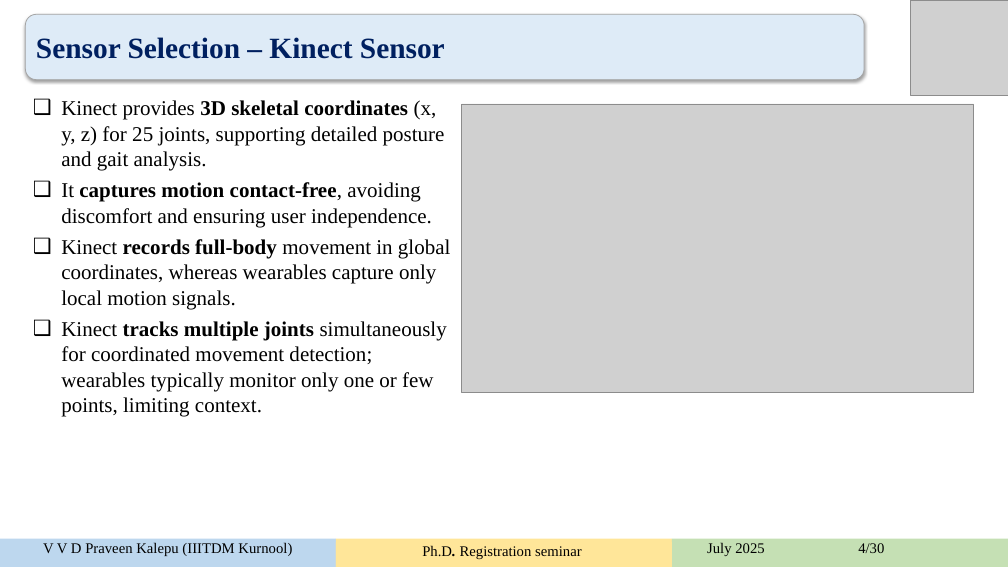
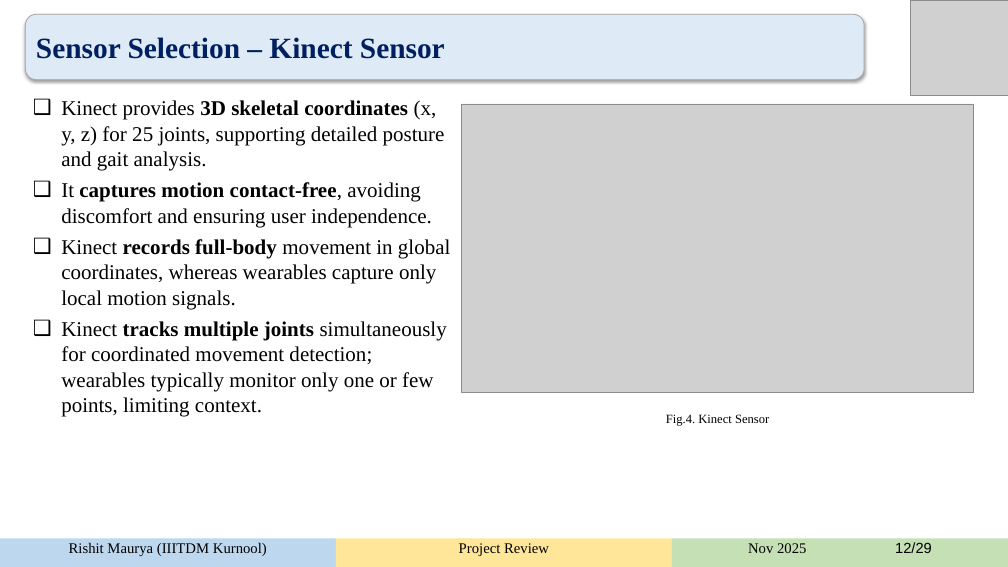
Before and after one commit to rishitmaurya/Human-Activity-Recognition, a slide deck: slide 12 of HAR_rishit.pptx. Drawn at 1008x567 pixels with LibreOffice and Linux fonts; fonts in the diff are those of the drawing; grey boxes stand for pictures; background and template pictures are left out. Boxes give left, top, right and bottom in pixels: in the first picture for what was removed or moved away, otherwise in the second. Text is boxed around its words. In the diff, an @@ line names an element or a change of style, - is before the commit and + after.

```diff
--- a/HAR_rishit.pptx
+++ b/HAR_rishit.pptx
@@ text added at (666, 414, 769, 426), 12 pt, text #000000 @@
+Fig.4. Kinect Sensor
@@ outline redrawn in 3 elements at (0, 538, 336, 567), (336, 538, 671, 567), (672, 538, 1008, 567) @@
@@ text in freeform shape at (69, 542, 267, 556): text changed @@
-V V D Praveen Kalepu (IIITDM Kurnool)
+Rishit Maurya (IIITDM Kurnool)
@@ freeform shape removed at (336, 542, 671, 567) @@
-Ph.D. Registration seminar
@@ text in freeform shape at (459, 543, 549, 556): text changed @@
-Progressive seminar
+Project Review
@@ text in freeform shape at (748, 542, 932, 553): text changed @@
-July 2025 4/30
+Nov 2025 12/29
```
Also in this commit, not shown: 27 other slides changed.
